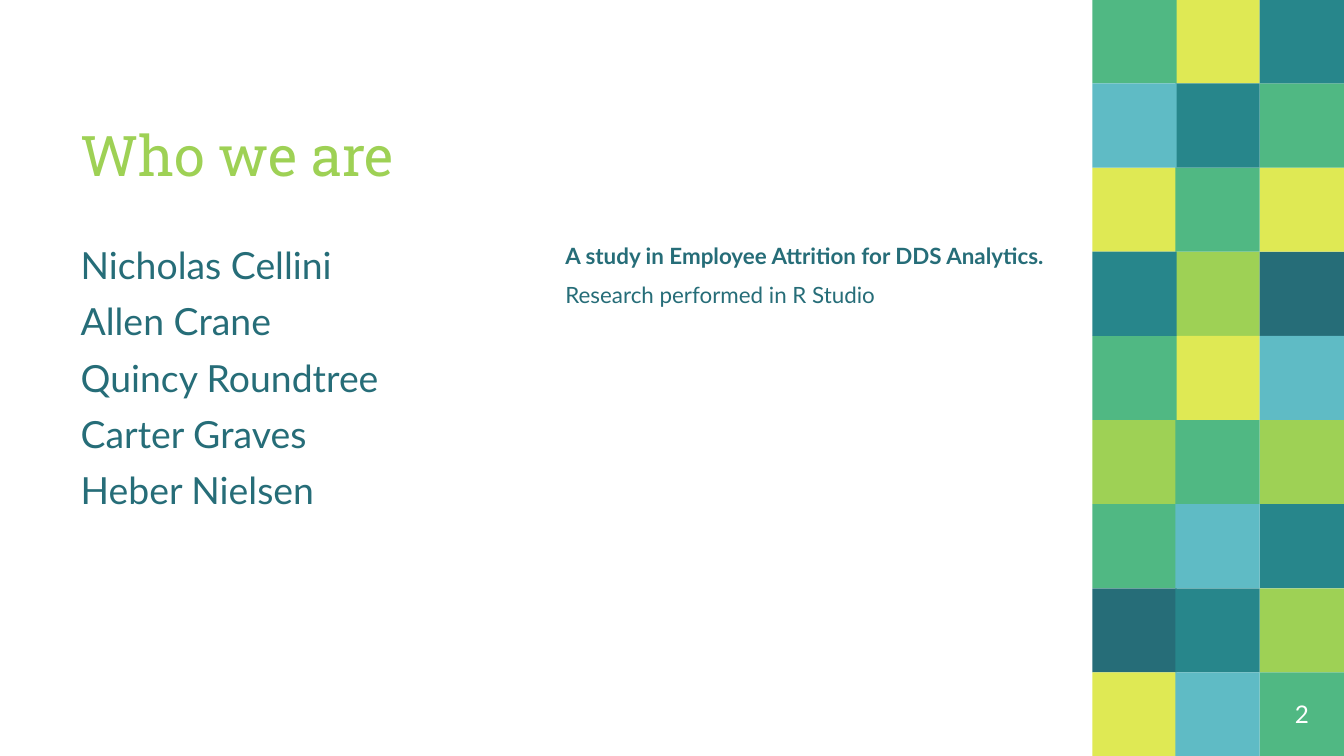
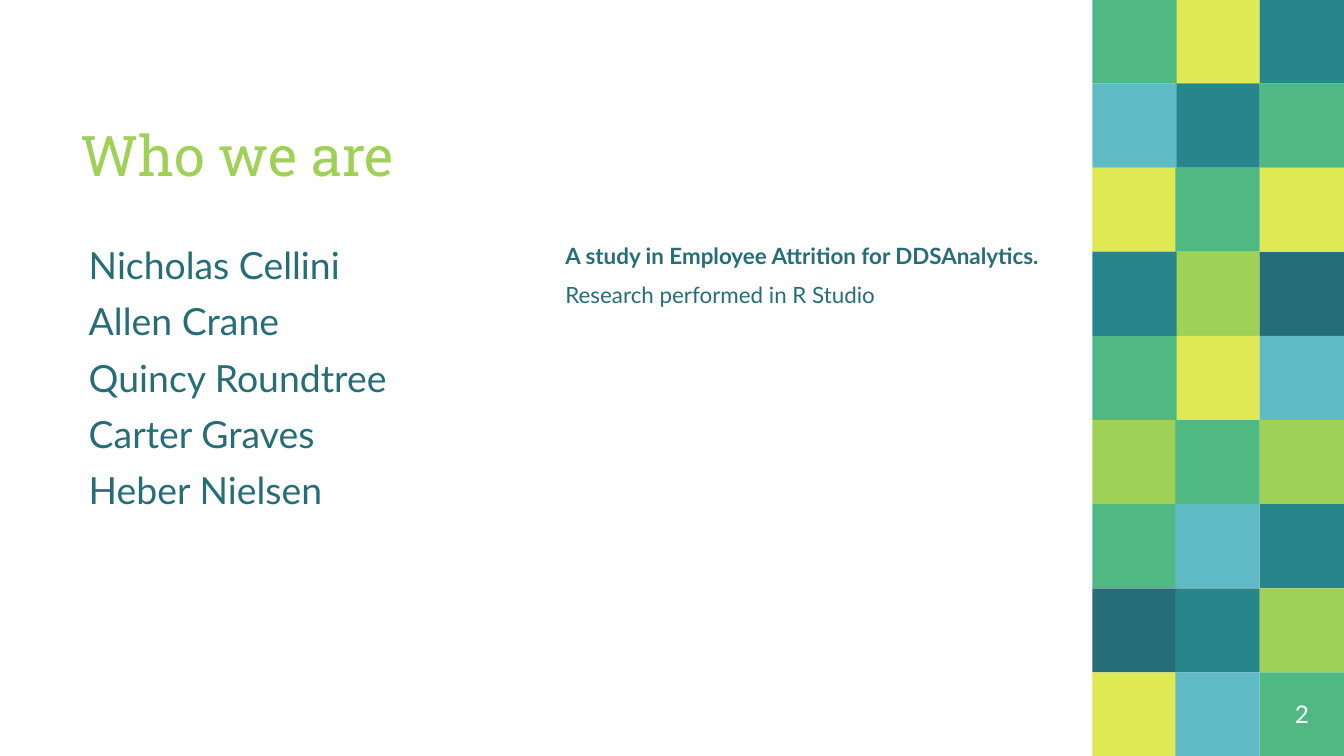
Before and after one commit to ccgraves/DDS-CaseStudy-2, a slide deck: slide 2 of Case_Study_Two.pptx. Drawn at 1344x756 pixels with LibreOffice and Linux fonts; fonts in the diff are those of the drawing. Boxes give left, top, right and bottom in pixels: in the first picture for what was removed or moved away, otherwise in the second. Text is boxed around its words. In the diff, an @@ line names an element or a change of style, - is before the commit and + after.

```diff
--- a/Case_Study_Two.pptx
+++ b/Case_Study_Two.pptx
@@ text "Nicholas Cellini": place and size @@
-text "Nicholas Cellini" at bbox=[81, 251, 379, 505]
+text "Nicholas Cellini" at bbox=[89, 251, 387, 505]
@@ text at bbox=[565, 247, 1038, 268]: spaces changed @@
-A study in Employee Attrition for DDS Analytics.
+A study in Employee Attrition for DDSAnalytics.
```
Also in this commit, not shown: 8 other slides changed.
